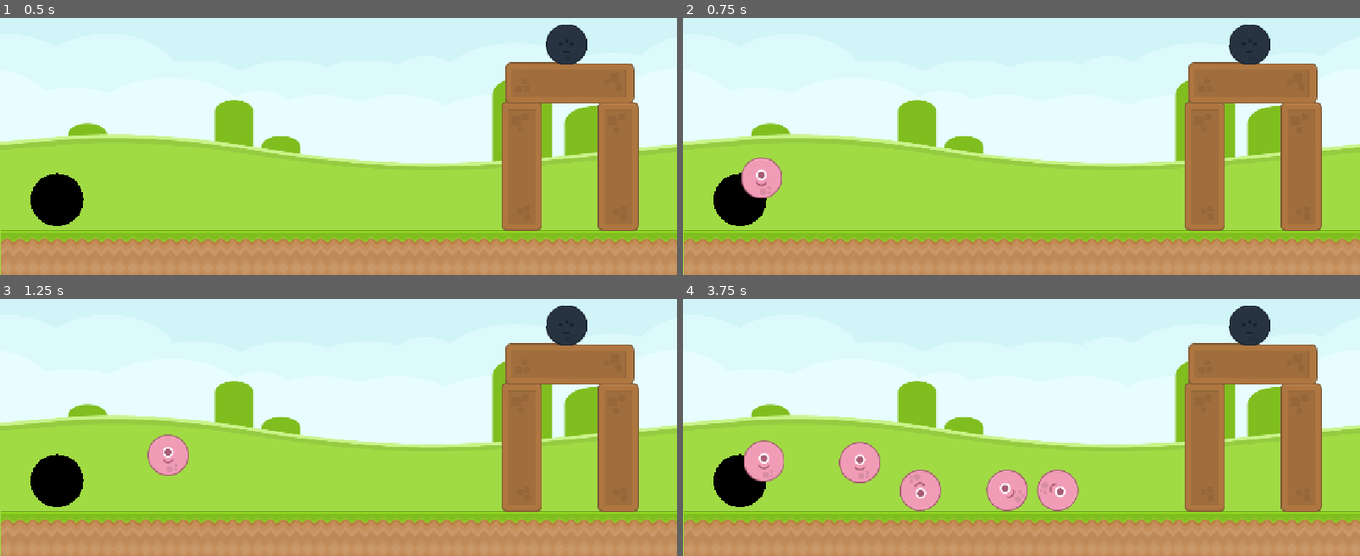
Above: before the commit, frames 1-4 (two rows, left to right).
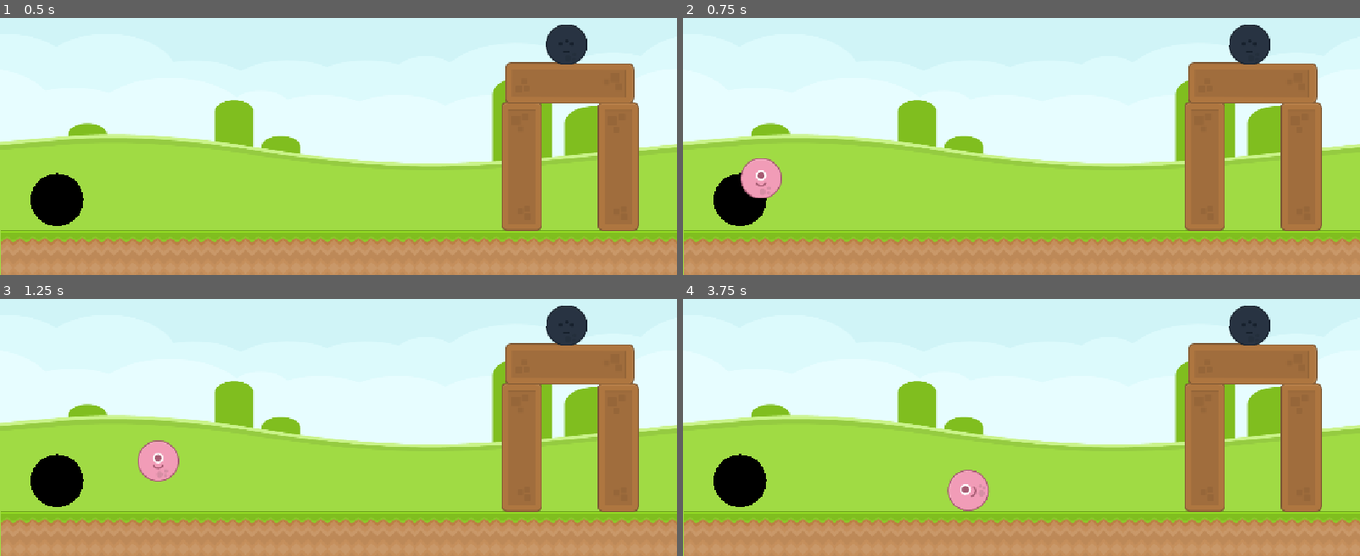
Above: after the commit, the same moments.

Repository: KyWill-18/Happy-Aliens
Game: Godot game, scene res://world.tscn
Two runs of this game, one before a commit and one after it. Both use one fixed random seed, a clock stepped at 60 frames per second and the inputs below.
Inputs:
- Up to frame 1 (0.5 s): no input
- Up to frame 2 (0.75 s): tap Enter at 0.5 s; hold Up (angle_up) from 0.53 s (still down); tap Space (fire) at 0.6 s
- Up to frame 3 (1.25 s): keep holding Up (angle_up)
- Up to frame 4 (3.75 s): release Up (angle_up) at 1.28 s; hold Down (angle_down) 1.28-2.03 s; tap Space (fire) at 1.35, 2.3, 3.05, 3.6 s; hold Up (angle_up) 2.03-3.53 s; tap Left (power_decrease) at 2.1 s; tap Right (power_increase) at 2.85 s; hold Down (angle_down) from 3.53 s (still down)

Frame 1 is identical in both runs. In frame 2, 0.1% of the frame differs, in the area x 8-15%, y 54-71%; in frame 3, 0.8%; in frame 4, 4.7%, in the area x 9-59%, y 54-83%.

Commit message:
Add limited ammo and alien despawning

Diff:
--- a/happy-aliens/project/alien/ailen.gd
+++ b/happy-aliens/project/alien/ailen.gd
@@ -1,6 +1,13 @@
 extends RigidBody2D
 class_name Alien
+
+signal fell_off_world
 
 func _ready() -> void:
 	await get_tree().create_timer(0.1).timeout
 	$AudioStreamPlayer2D.play()
+
+func  _physics_process(_delta: float) -> void:
+	if global_position.y > 1000:
+		fell_off_world.emit()
+		queue_free()
--- a/happy-aliens/project/alien/alien.tscn
+++ b/happy-aliens/project/alien/alien.tscn
@@ -4,10 +4,16 @@
 [ext_resource type="Texture2D" uid="uid://cxagxhnae3vnh" path="res://alien/alienPink_round.png" id="2_1y1bf"]
 [ext_resource type="AudioStream" uid="uid://0tbs05r54vy8" path="res://alien/869168__cat-fox_alex__sine-fx-2.wav" id="3_ewdm2"]
 
+[sub_resource type="PhysicsMaterial" id="PhysicsMaterial_ewdm2"]
+friction = 0.25
+
 [sub_resource type="CircleShape2D" id="CircleShape2D_sd7ng"]
 radius = 35.014282
 
 [node name="Alien" type="RigidBody2D" unique_id=532844673]
+physics_material_override = SubResource("PhysicsMaterial_ewdm2")
+linear_damp = 0.3
+angular_damp = 0.3
 script = ExtResource("1_1ci6x")
 
 [node name="CollisionShape2D" type="CollisionShape2D" parent="." unique_id=18346821]
@@ -18,3 +24,5 @@
 
 [node name="AudioStreamPlayer2D" type="AudioStreamPlayer2D" parent="." unique_id=1054829355]
 stream = ExtResource("3_ewdm2")
+
+[connection signal="sleeping_state_changed" from="." to="." method="_on_sleeping_state_changed"]
--- a/happy-aliens/project/cannon/cannon.gd
+++ b/happy-aliens/project/cannon/cannon.gd
@@ -8,20 +8,27 @@
 var min_angle := -TAU/4
 var max_angle := 0
 
+var ammo := 5
+var can_fire := true
+
 
 #basic firing
 func _physics_process(_delta: float) -> void:
-	if Input.is_action_just_pressed("fire"):
+	if Input.is_action_just_pressed("fire") && can_fire && ammo > 0:
 		$AudioStreamPlayer2D.play()
 		var alien : RigidBody2D = preload("res://alien/alien.tscn").instantiate()
 		add_sibling(alien)
 		alien.global_position = global_position
 		alien.apply_impulse(Vector2(1,0).rotated(angle) * power)
+		ammo -= 1
+		can_fire = false
+		alien.sleeping_state_changed.connect(_on_alien_sleeping_state_changed.bind(alien))
+		alien.fell_off_world.connect(_on_alien_fell_off_world)
+		get_tree().create_timer(4.0).timeout.connect(_on_alien_timeout.bind(alien))
 
 	#angle controls
 	if Input.is_action_just_pressed("angle_up"):
 		angle -= 0.1
-
 	if Input.is_action_just_pressed("angle_down"):
 		angle += 0.1
 
@@ -30,12 +37,26 @@
 	#power controls
 	if Input.is_action_just_pressed("power_increase"):
 		power += 50
-
 	if Input.is_action_just_pressed("power_decrease"):
 		power -= 50
 
 	power = clamp(power, min_power, max_power)
 
 
+func _on_alien_fell_off_world() -> void:
+	can_fire = true
+
+
+func _on_alien_sleeping_state_changed(alien) -> void:
+	if is_instance_valid(alien) && alien.sleeping:
+		can_fire = true
+		alien.queue_free()
+
+
+func _on_alien_timeout(alien) -> void:
+	if is_instance_valid(alien):
+		can_fire = true
+		alien.queue_free()
+
 func _draw() -> void:
 		draw_circle(Vector2.ZERO, 45, Color.BLACK)
